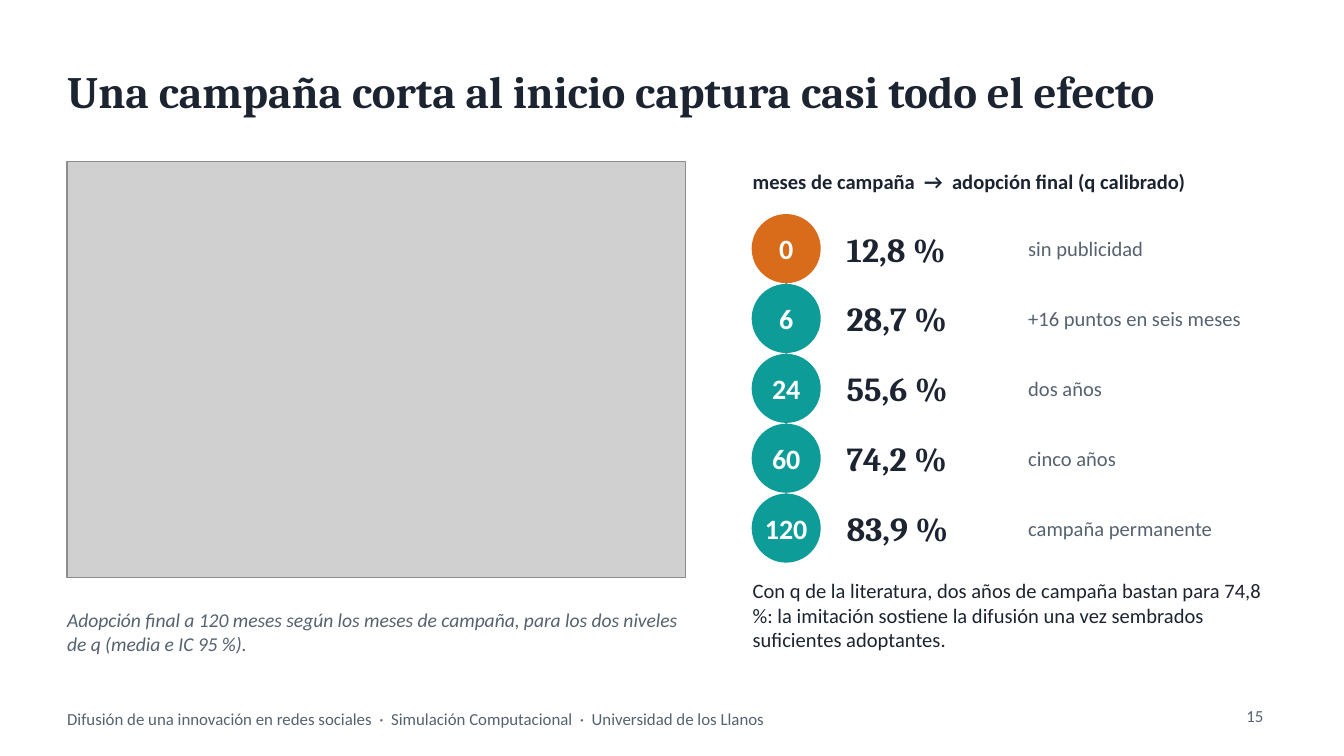
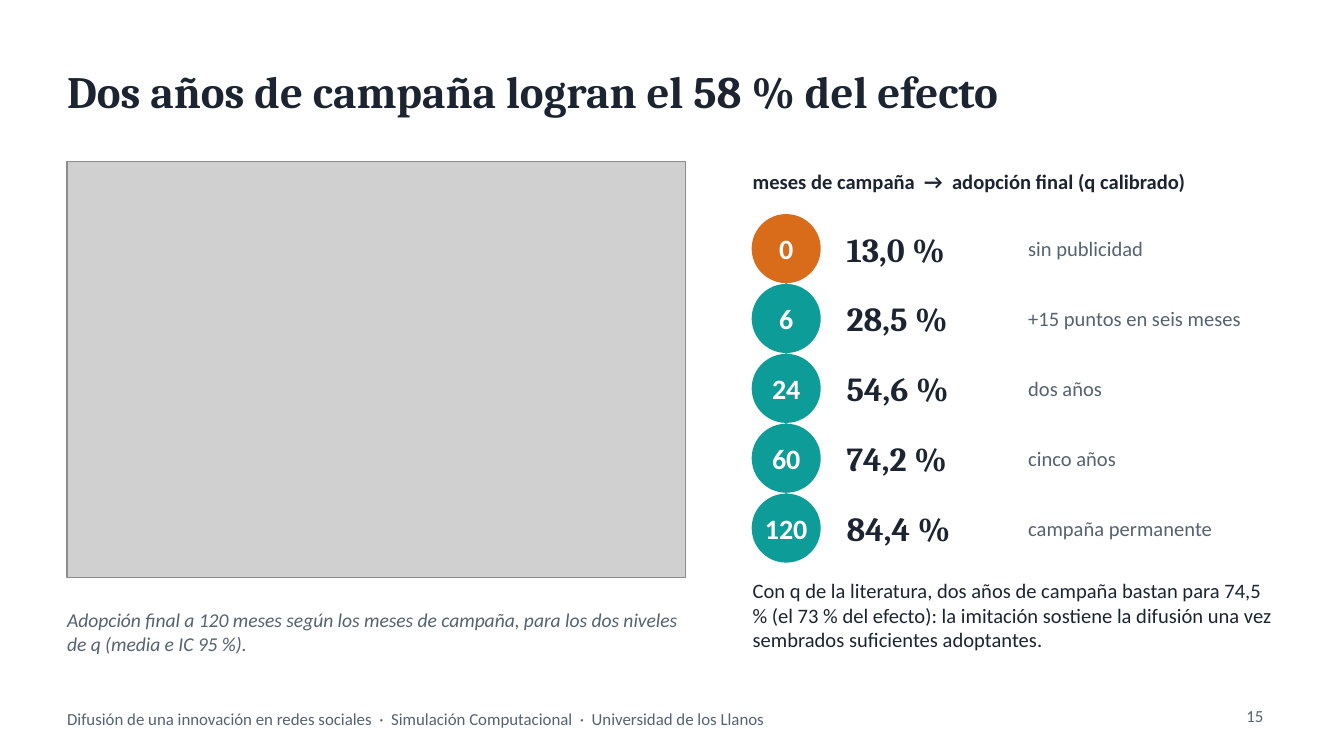
Before and after one commit to Duv4nF/Proyecto-Simulacion, a slide deck: slide 15 of Proyecto Simulación/presentacion/presentacion.pptx. Drawn at 1344x756 pixels with LibreOffice and Linux fonts; fonts in the diff are those of the drawing; grey boxes stand for pictures. Boxes give left, top, right and bottom in pixels: in the first picture for what was removed or moved away, otherwise in the second. Text is boxed around its words. In the diff, an @@ line names an element or a change of style, - is before the commit and + after.

```diff
--- a/Proyecto Simulación/presentacion/presentacion.pptx
+++ b/Proyecto Simulación/presentacion/presentacion.pptx
@@ title at box(67, 76, 998, 118): text changed @@
-Una campaña corta al inicio captura casi todo el efecto
+Dos años de campaña logran el 58 % del efecto
@@ text at box(847, 239, 905, 267): text changed @@
-12,8 %
+13,0 %
@@ text at box(847, 308, 908, 336): text changed @@
-28,7 %
+28,5 %
@@ text at box(1028, 312, 1241, 330): text changed @@
-+16 puntos en seis meses
++15 puntos en seis meses
@@ text at box(847, 378, 909, 406): text changed @@
-55,6 %
+54,6 %
@@ text at box(847, 518, 911, 546): text changed @@
-83,9 %
+84,4 %
@@ text at box(753, 583, 1271, 651): text changed @@
-Con q de la literatura, dos años de campaña bastan para 74,8 %: la imitación sostiene la difusión una vez sembrados suficientes adoptantes.
+Con q de la literatura, dos años de campaña bastan para 74,5 % (el 73 % del efecto): la imitación sostiene la difusión una vez sembrados suficientes adoptantes.
```
Also in this commit, not shown: 5 other slides changed, 49 other files.
